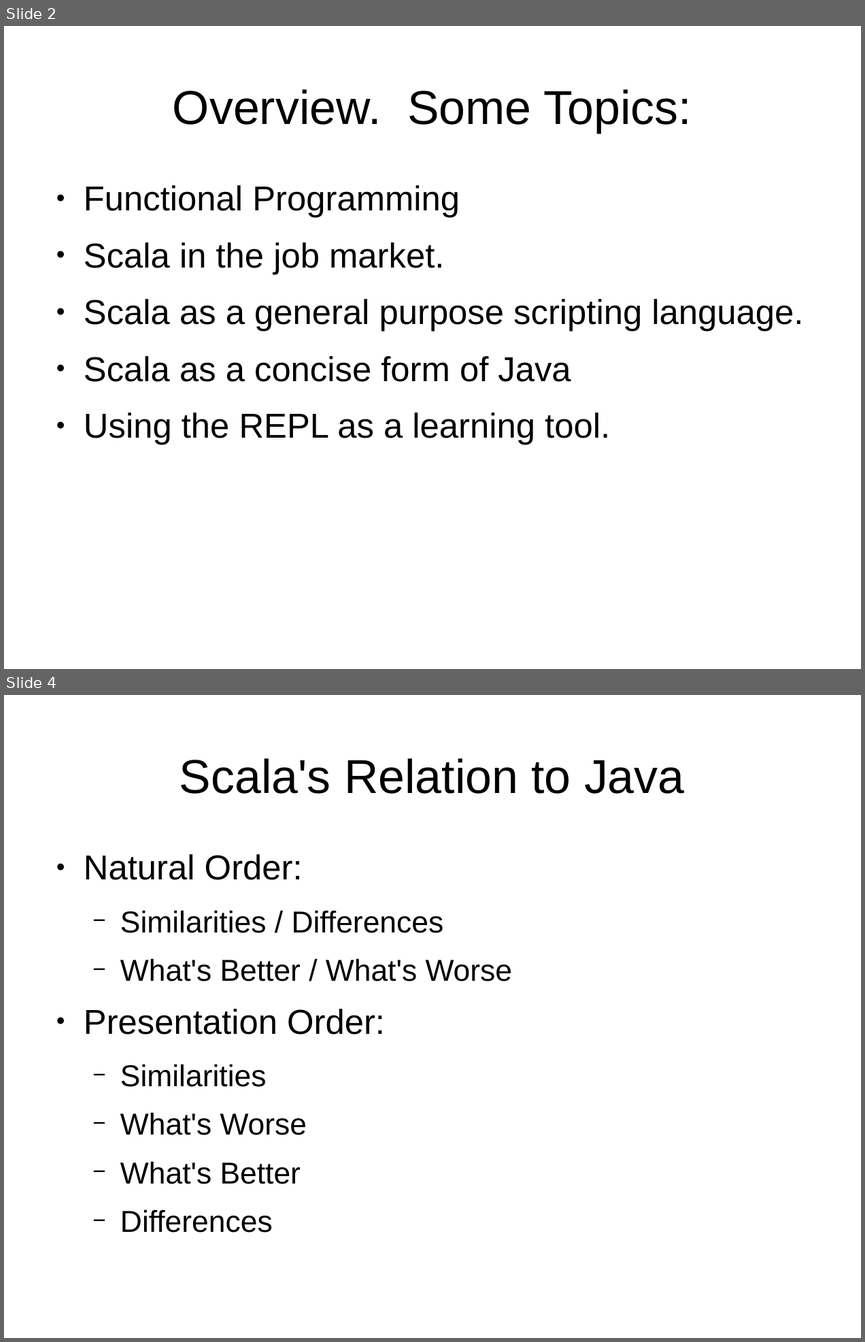
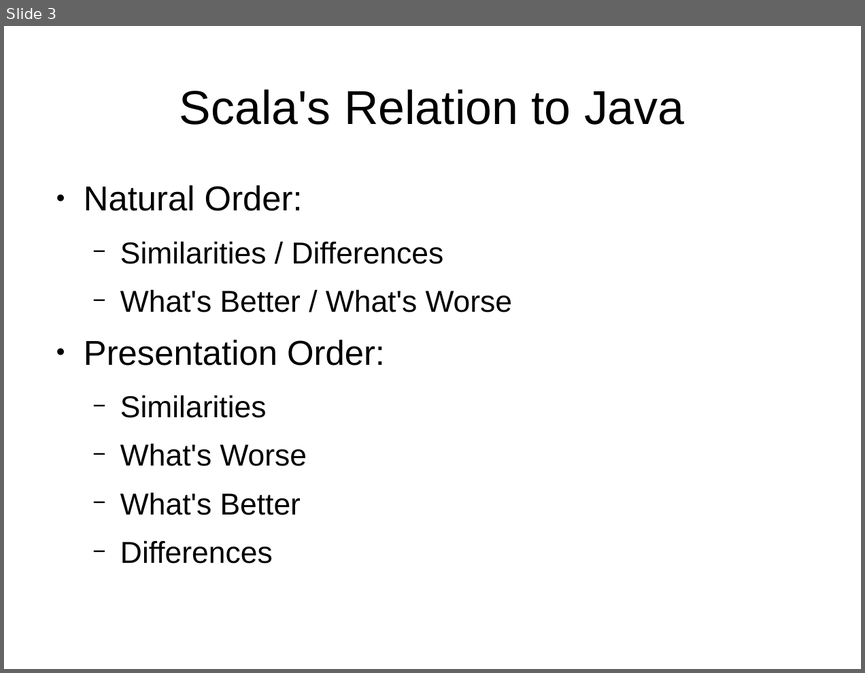
Before and after one commit to JohnLockwood/ScalaTalkSacjug, a slide deck: ScalaDecember2014.odp. Shown one above the other, each under a label of ours: slides 2 and 4 before the commit, slide 3 after it; the slides between them are not shown. The pictures are 865x1342 and 865x673 pixels, drawn with LibreOffice and Linux fonts; fonts in the diff are those of the drawing. Boxes give left, top, right and bottom in pixels: in the first picture for what was removed or moved away, otherwise in the second. Text is boxed around its words. In the diff, an @@ line names an element or a change of style, - is before the commit and + after.

```diff
--- a/ScalaDecember2014.odp
+++ b/ScalaDecember2014.odp
@@ slide 2 removed at [4, 26, 861, 669], background #FFFFFF @@
@@ title removed at [173, 89, 691, 133] @@
-Overview. Some Topics:
@@ text removed at [84, 185, 803, 445] @@
-● Functional Programming
-● Scala in the job market.
-● Scala as a general purpose scripting language.
-● Scala as a concise form of Java
-● Using the REPL as a learning tool.
@@ what was slide 4 is now slide 3 @@
```
Also in this commit, not shown: 5 slides changed, 4 slides added, 9 other files.
